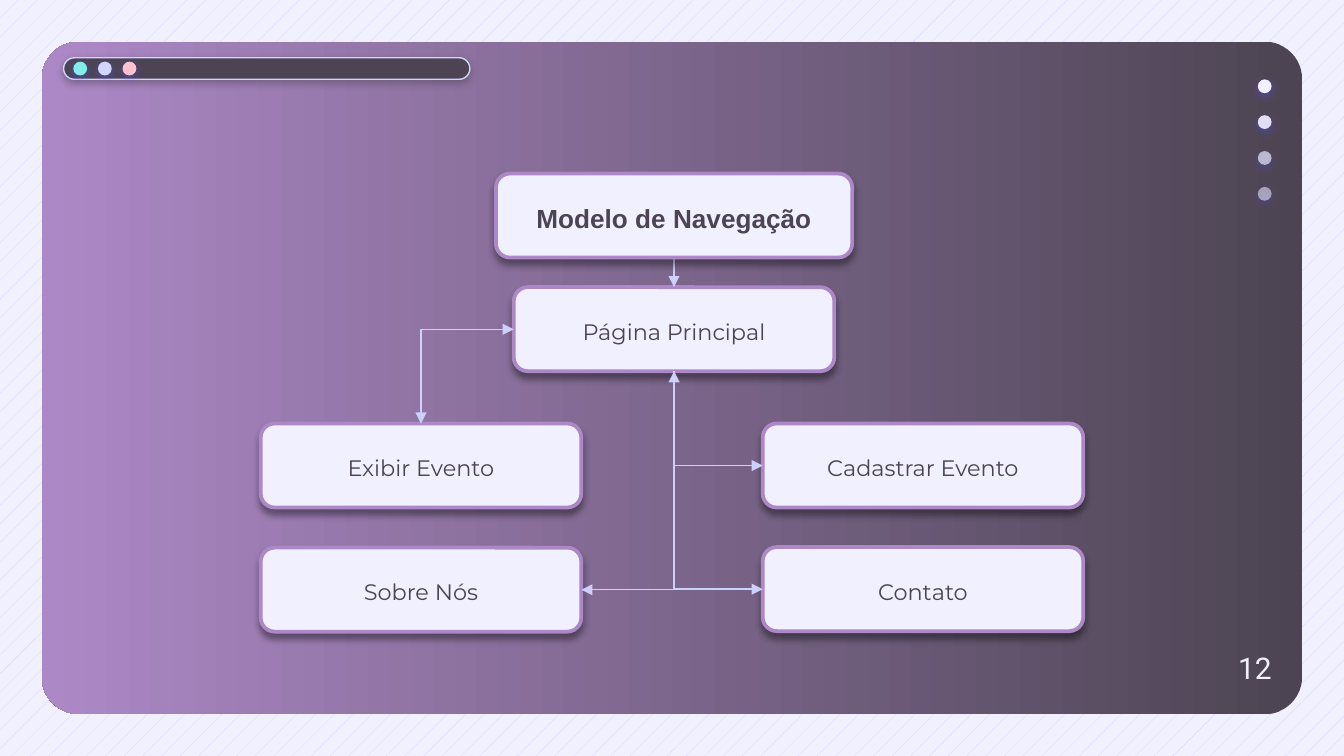
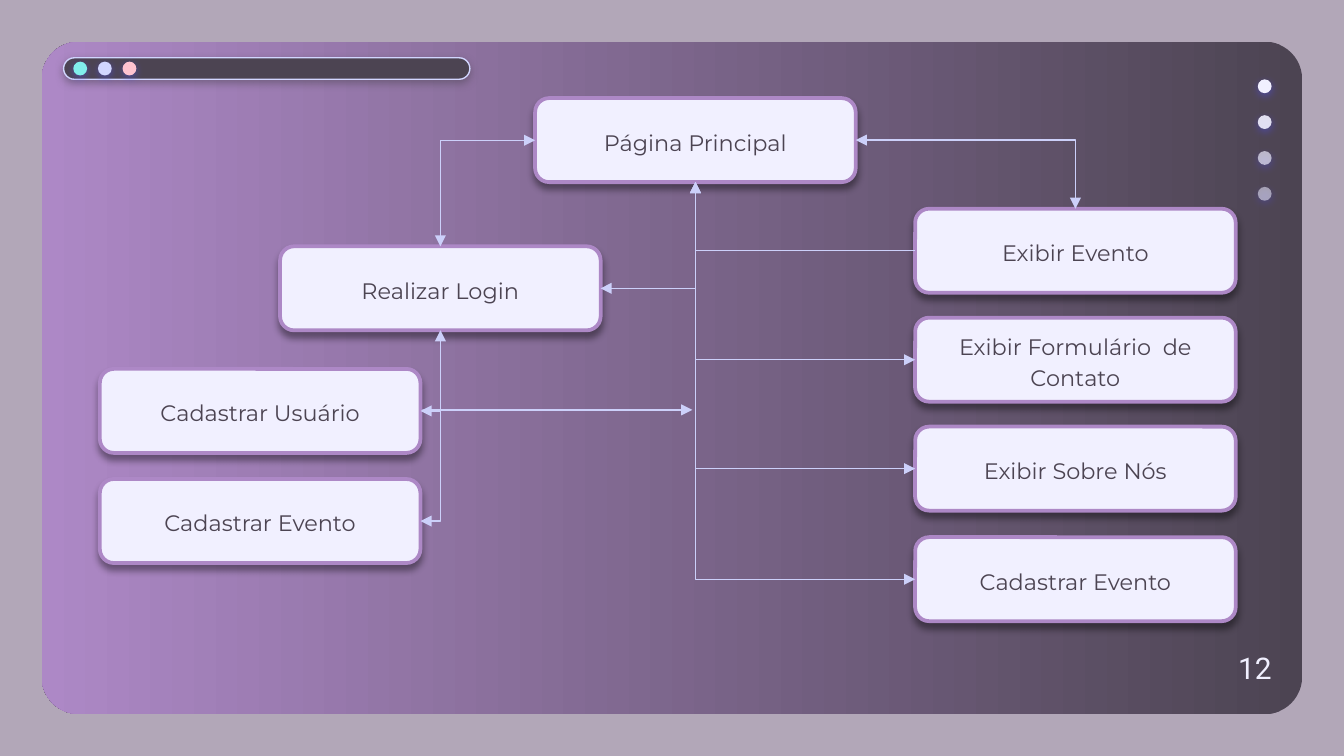
Before and after one commit to Localize-Jahu/Documentos, a slide deck: slide 12 of Apresentação/Localize Jahu - Apresentação.pptx (slide 11 before the commit). Drawn at 1344x756 pixels with LibreOffice and Linux fonts; fonts in the diff are those of the drawing. Boxes give left, top, right and bottom in pixels: in the first picture for what was removed or moved away, otherwise in the second. Text is boxed around its words. In the diff, an @@ line names an element or a change of style, - is before the commit and + after.

```diff
--- a/Apresentação/Localize Jahu - Apresentação.pptx
+++ b/Apresentação/Localize Jahu - Apresentação.pptx
@@ background pattern #D2D6FF on #F1F0FF to #B2A7B8 @@
@@ rounded rectangle "Página Principal": place and size @@
-rounded rectangle "Página Principal" at bbox=[513, 288, 835, 371]
+rounded rectangle "Página Principal" at bbox=[535, 98, 856, 181]
@@ elbow double arrow added from (535, 140) to (441, 246), #CCD0FA 0.75 pt @@
@@ elbow double arrow added from (856, 140) to (1075, 208), #CCD0FA 0.75 pt @@
@@ rounded rectangle removed at bbox=[496, 173, 852, 257] @@
-Modelo de Navegação
@@ elbow arrow moved from (675, 371) - (762, 465) to (695, 183) - (915, 579) @@
@@ elbow arrow (695, 183) - (915, 579): elbow arrow to elbow double arrow @@
@@ elbow double arrow added from (695, 183) to (915, 360), #CCD0FA 0.75 pt @@
@@ elbow double arrow added from (695, 183) to (915, 469), #CCD0FA 0.75 pt @@
@@ elbow arrow added from (915, 251) to (695, 183), #CCD0FA 0.75 pt @@
@@ rounded rectangle "Exibir Evento": place and size @@
-rounded rectangle "Exibir Evento" at bbox=[261, 423, 582, 507]
+rounded rectangle "Exibir Evento" at bbox=[915, 208, 1236, 292]
@@ rounded rectangle added at bbox=[280, 246, 601, 329], fill #F1F0FF, outline #AD88C6 2 pt, 12 pt, text #4C4452 @@
+Realizar Login
@@ arrow moved from (675, 258) - (675, 288) to (695, 289) - (601, 289) @@
@@ rounded rectangle "Exibir Formulário de Contato": place and size @@
-rounded rectangle "Exibir Formulário de Contato" at bbox=[762, 547, 1083, 630]
+rounded rectangle "Exibir Formulário de Contato" at bbox=[915, 317, 1236, 401]
@@ elbow double arrow moved from (513, 329) - (421, 423) to (441, 331) - (421, 411) @@
@@ text in rounded rectangle at bbox=[959, 338, 1192, 386]: text changed @@
-Contato
+Exibir Formulário de Contato
@@ rounded rectangle added at bbox=[99, 370, 421, 453], fill #F1F0FF, outline #AD88C6 2 pt, 12 pt, text #4C4452 @@
+Cadastrar Usuário
@@ elbow double arrow removed from (675, 371) to (762, 589) @@
@@ arrow added from (392, 410) to (692, 410), #CCD0FA 0.75 pt @@
@@ elbow arrow moved from (675, 378) - (582, 590) to (441, 411) - (421, 521) @@
@@ rounded rectangle "Exibir Sobre Nós": place and size @@
-rounded rectangle "Exibir Sobre Nós" at bbox=[261, 548, 582, 632]
+rounded rectangle "Exibir Sobre Nós" at bbox=[915, 426, 1236, 509]
@@ rounded rectangle added at bbox=[99, 478, 421, 562], fill #F1F0FF, outline #AD88C6 2 pt, 12 pt, text #4C4452 @@
+Cadastrar Evento
@@ text in rounded rectangle at bbox=[984, 462, 1167, 479]: text changed @@
-Sobre Nós
+Exibir Sobre Nós
@@ rounded rectangle "Cadastrar Evento": place and size @@
-rounded rectangle "Cadastrar Evento" at bbox=[762, 423, 1083, 507]
+rounded rectangle "Cadastrar Evento" at bbox=[915, 538, 1236, 621]
```
Also in this commit, not shown: 11 other slides changed, 4 slides added, 3 slides removed.
